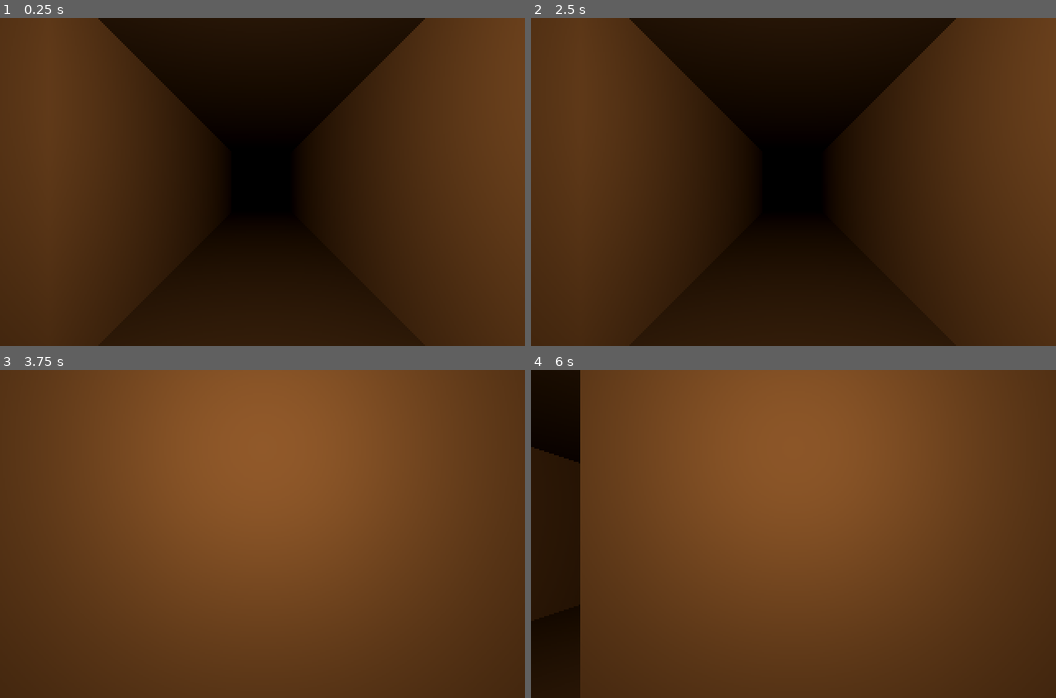
Above: before the commit, frames 1-4 (two rows, left to right).
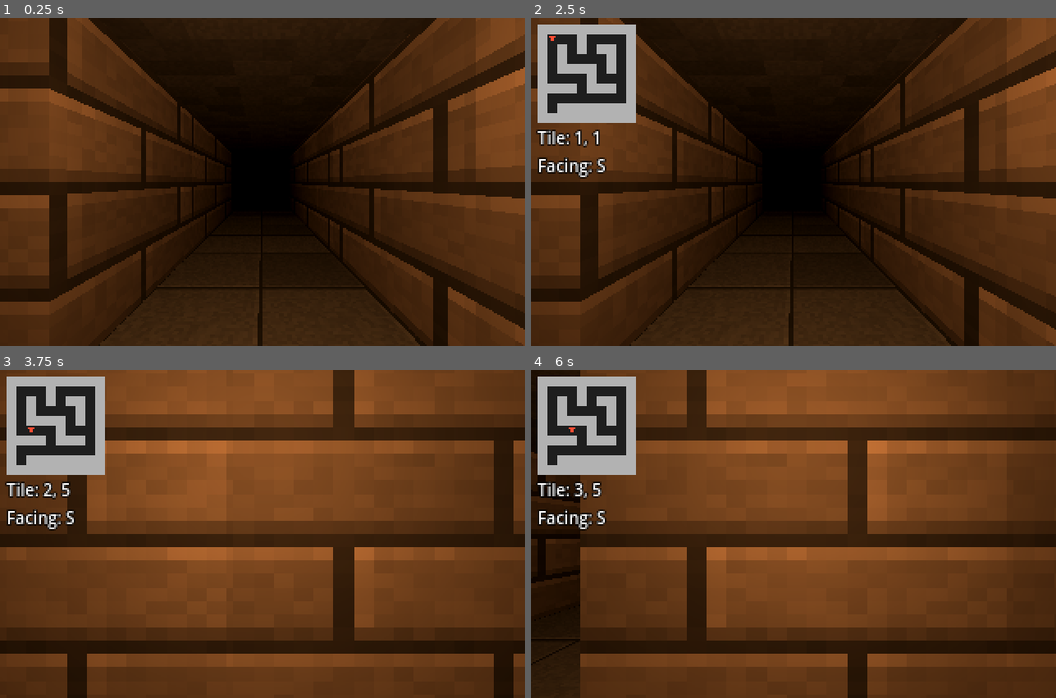
Above: after the commit, the same moments.

Repository: XrNrX/eye-of-bell
Game: Godot game, scene res://scenes/main.tscn
The game is run twice, just before and just after one commit, with the same random seed, the same clock (stepped at 60 frames per second) and the same inputs.
Inputs:
- Up to frame 1 (0.25 s): no input
- Up to frame 2 (2.5 s): tap Enter at 0.5, 2 s; hold D 0.53-1.28 s; tap Tab at 0.6, 1.35, 2.3 s; tap Space at 1.25 s; hold S 1.28-2.03 s; hold D from 2.03 s (still down); hold Q from 2.03 s (still down)
- Up to frame 3 (3.75 s): tap Space at 2.75 s; release D at 2.78 s; release Q at 2.78 s; hold W 2.78-3.53 s; tap E at 2.85 s; tap Tab at 3.05, 3.6 s; hold A from 3.53 s (still down)
- Up to frame 4 (6 s): tap Tab at 4.35, 5.3 s; tap Enter at 5 s; release A at 5.03 s; hold S 5.03-5.78 s; hold Q 5.03-5.78 s; tap Space at 5.75 s; hold D from 5.78 s (still down); tap E at 5.85 s

The runs differ from the first frame. In frame 1, 14% of the frame differs, in the area x 0-100%, y 0-100%; in frame 2, 19%; in frame 3, 34%; in frame 4, 31%.

Commit message:
Add Tab debug overlay with minimap, and procedural pixel-art textures
Debug overlay (scenes/debug_overlay.tscn) is self-contained and shows a
top-down minimap, tile coordinates and facing. Wall, floor and ceiling
textures are generated by tools/make_textures.py and applied with
nearest filtering, falling back to flat colours if missing.

Co-Authored-By: Claude Sonnet 5.5 <noreply@anthropic.com>

Diff:
--- /dev/null
+++ b/scenes/debug_overlay.tscn
@@ -0,0 +1,32 @@
+[gd_scene load_steps=3 format=3]
+
+[ext_resource type="Script" path="res://scripts/debug_overlay.gd" id="1_overlay"]
+[ext_resource type="Script" path="res://scripts/minimap.gd" id="2_minimap"]
+
+[node name="DebugOverlay" type="CanvasLayer"]
+layer = 10
+script = ExtResource("1_overlay")
+
+[node name="Box" type="VBoxContainer" parent="."]
+offset_left = 4.0
+offset_top = 4.0
+offset_right = 124.0
+offset_bottom = 120.0
+mouse_filter = 2
+theme_override_constants/separation = 2
+
+[node name="Minimap" type="Control" parent="Box"]
+unique_name_in_owner = true
+layout_mode = 2
+mouse_filter = 2
+script = ExtResource("2_minimap")
+
+[node name="InfoLabel" type="Label" parent="Box"]
+unique_name_in_owner = true
+layout_mode = 2
+mouse_filter = 2
+theme_override_colors/font_outline_color = Color(0, 0, 0, 1)
+theme_override_constants/outline_size = 3
+theme_override_font_sizes/font_size = 10
+text = "Tile: -, -
+Facing: -"
--- a/scenes/main.tscn
+++ b/scenes/main.tscn
@@ -1,4 +1,6 @@
-[gd_scene load_steps=5 format=3]
+[gd_scene load_steps=6 format=3]
+
+[ext_resource type="PackedScene" path="res://scenes/debug_overlay.tscn" id="4_debug"]
 
 [ext_resource type="Script" path="res://scripts/dungeon_builder.gd" id="1_dungeon"]
 [ext_resource type="Script" path="res://scripts/player.gd" id="2_player"]
@@ -33,3 +35,6 @@
 omni_range = 9.0
 omni_attenuation = 1.5
 script = ExtResource("3_torch")
+
+[node name="DebugOverlay" parent="." instance=ExtResource("4_debug")]
+player_path = NodePath("../Player")
--- /dev/null
+++ b/scripts/debug_overlay.gd
@@ -0,0 +1,32 @@
+extends CanvasLayer
+## Debug overlay: Tab toggles a minimap plus tile coordinates and facing.
+## Self-contained: to remove it, delete the DebugOverlay node from main.tscn
+## (and optionally this script, minimap.gd and debug_overlay.tscn).
+
+## Path to the Player node, set on the instance in main.tscn.
+@export var player_path: NodePath
+
+const FACING_NAMES: Array[String] = ["N", "W", "S", "E"]  # Same order as player.gd DIRS.
+
+@onready var minimap: Control = %Minimap
+@onready var label: Label = %InfoLabel
+@onready var player: Node3D = get_node_or_null(player_path)
+
+
+func _ready() -> void:
+	visible = false  # Hidden until Tab is pressed.
+	minimap.player = player
+
+
+func _unhandled_input(event: InputEvent) -> void:
+	if event is InputEventKey and event.pressed and not event.echo \
+			and event.physical_keycode == KEY_TAB:
+		visible = not visible
+
+
+func _process(_delta: float) -> void:
+	if not visible or player == null:
+		return
+	label.text = "Tile: %d, %d\nFacing: %s" % [
+		player.cell.x, player.cell.y, FACING_NAMES[player.facing]]
+	minimap.queue_redraw()
--- a/scripts/dungeon_builder.gd
+++ b/scripts/dungeon_builder.gd
@@ -4,6 +4,11 @@
 
 const DungeonMap := preload("res://scripts/dungeon_map.gd")
 
+# Textures are generated by tools/make_textures.py (or replace with your own art).
+# If a texture is missing, the flat colour is used instead.
+const WALL_TEXTURE := "res://textures/wall.png"
+const FLOOR_TEXTURE := "res://textures/floor.png"
+const CEILING_TEXTURE := "res://textures/ceiling.png"
 const WALL_COLOR := Color(0.45, 0.40, 0.35)
 const FLOOR_COLOR := Color(0.28, 0.25, 0.22)
 const CEILING_COLOR := Color(0.20, 0.18, 0.17)
@@ -16,15 +21,15 @@
 	# Meshes and materials are shared by every tile.
 	var wall_mesh := BoxMesh.new()
 	wall_mesh.size = Vector3(s, h, s)
-	wall_mesh.material = _make_material(WALL_COLOR)
+	wall_mesh.material = _make_material(WALL_COLOR, WALL_TEXTURE)
 
 	var floor_mesh := PlaneMesh.new()
 	floor_mesh.size = Vector2(s, s)
-	floor_mesh.material = _make_material(FLOOR_COLOR)
+	floor_mesh.material = _make_material(FLOOR_COLOR, FLOOR_TEXTURE)
 
 	var ceiling_mesh := PlaneMesh.new()
 	ceiling_mesh.size = Vector2(s, s)
-	ceiling_mesh.material = _make_material(CEILING_COLOR)
+	ceiling_mesh.material = _make_material(CEILING_COLOR, CEILING_TEXTURE)
 
 	for z in DungeonMap.MAP.size():
 		for x in DungeonMap.MAP[z].size():
@@ -46,9 +51,12 @@
 	add_child(instance)
 
 
-## Flat-colour material with nearest filtering (swap in textures later).
-func _make_material(color: Color) -> StandardMaterial3D:
+## Material with nearest filtering. Uses the texture if it exists, else a flat colour.
+func _make_material(color: Color, texture_path: String) -> StandardMaterial3D:
 	var mat := StandardMaterial3D.new()
-	mat.albedo_color = color
+	if ResourceLoader.exists(texture_path):
+		mat.albedo_texture = load(texture_path)
+	else:
+		mat.albedo_color = color
 	mat.texture_filter = BaseMaterial3D.TEXTURE_FILTER_NEAREST
 	return mat
--- /dev/null
+++ b/scripts/minimap.gd
@@ -0,0 +1,38 @@
+extends Control
+## Draws the DungeonMap.MAP array top-down, with the player as an arrow.
+
+const DungeonMap := preload("res://scripts/dungeon_map.gd")
+
+const CELL_PX := 6  # Size of one map cell on screen, in internal-resolution pixels.
+const WALL_COLOR := Color(0.7, 0.7, 0.7)
+const FLOOR_COLOR := Color(0.12, 0.12, 0.12)
+const PLAYER_COLOR := Color(1.0, 0.3, 0.2)
+
+var player: Node3D  # Assigned by debug_overlay.gd.
+
+
+func _ready() -> void:
+	var rows: int = DungeonMap.MAP.size()
+	var cols: int = DungeonMap.MAP[0].size()
+	custom_minimum_size = Vector2(cols, rows) * CELL_PX
+
+
+func _draw() -> void:
+	for z in DungeonMap.MAP.size():
+		for x in DungeonMap.MAP[z].size():
+			var color := WALL_COLOR if DungeonMap.MAP[z][x] == 1 else FLOOR_COLOR
+			draw_rect(Rect2(Vector2(x, z) * CELL_PX, Vector2.ONE * CELL_PX), color)
+
+	if player == null:
+		return
+
+	# Triangle pointing the way the player faces (map-up = north = -Z).
+	var centre := (Vector2(player.cell) + Vector2(0.5, 0.5)) * CELL_PX
+	var forward := Vector2(player.DIRS[player.facing])
+	var side := forward.orthogonal()
+	var r := CELL_PX * 0.45
+	draw_colored_polygon(PackedVector2Array([
+		centre + forward * r,
+		centre - forward * r * 0.7 + side * r * 0.7,
+		centre - forward * r * 0.7 - side * r * 0.7,
+	]), PLAYER_COLOR)
Not shown, added: scripts/debug_overlay.gd.uid
Not shown, added: scripts/minimap.gd.uid
Binary file added: textures/ceiling.png
Not shown, added: textures/ceiling.png.import
Binary file added: textures/floor.png
Not shown, added: textures/floor.png.import
Binary file added: textures/wall.png
Not shown, added: textures/wall.png.import
